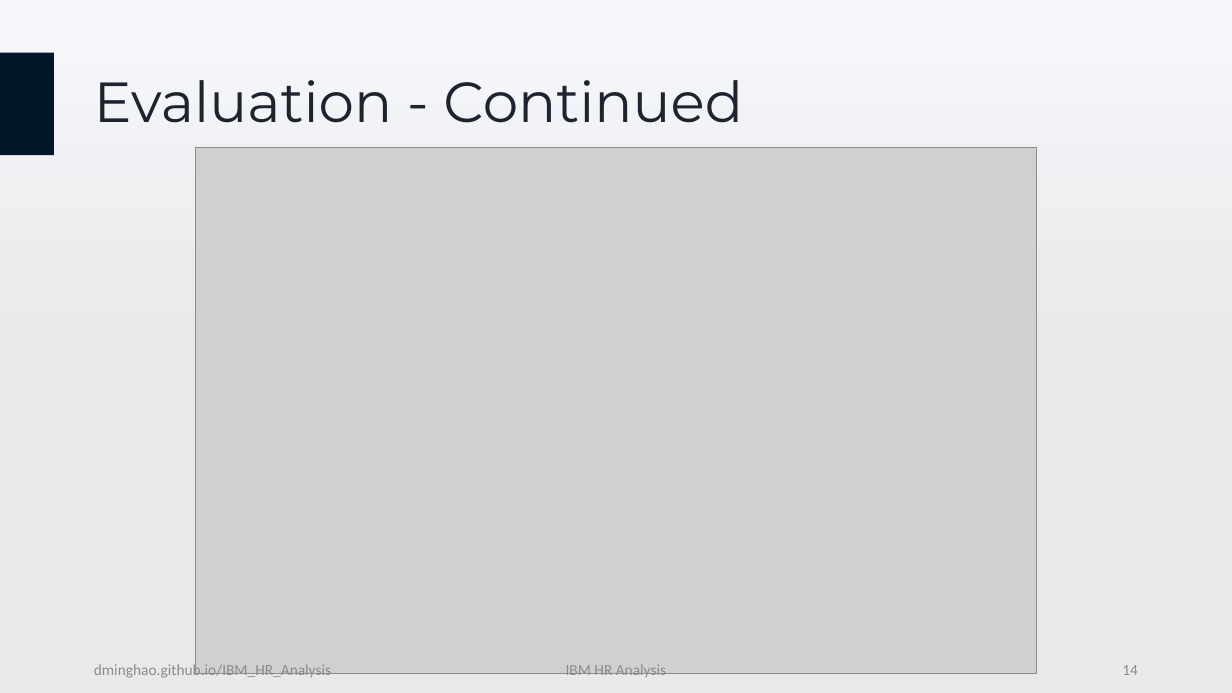
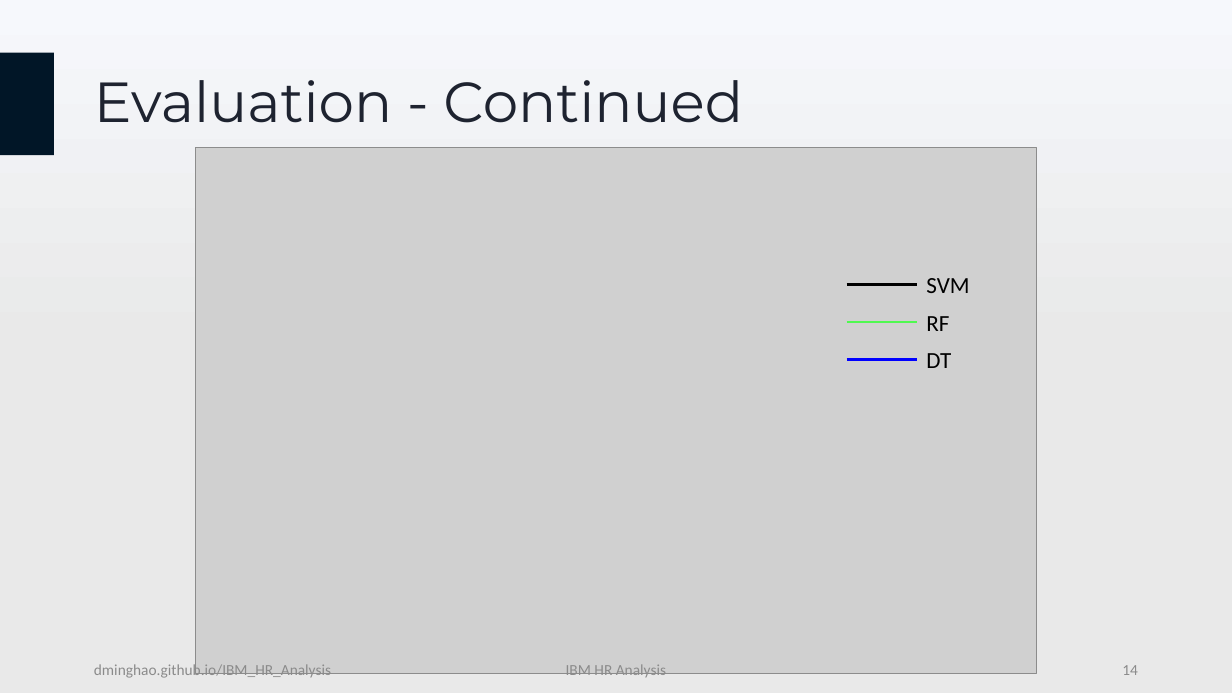
Before and after one commit to DMinghao/IBM_HR_Analysis, a slide deck: slide 14 of docs/IBM HR Analysis Presentation.pptx. Drawn at 1232x693 pixels with LibreOffice and Linux fonts; fonts in the diff are those of the drawing; grey boxes stand for pictures. Boxes give left, top, right and bottom in pixels: in the first picture for what was removed or moved away, otherwise in the second. Text is boxed around its words. In the diff, an @@ line names an element or a change of style, - is before the commit and + after.

```diff
--- a/docs/IBM HR Analysis Presentation.pptx
+++ b/docs/IBM HR Analysis Presentation.pptx
@@ line added from (847, 285) to (918, 285), #000000 2.25 pt @@
@@ text added at bbox=[926, 278, 969, 293], 18 pt, text #000000 @@
+SVM
@@ line added from (847, 323) to (918, 323), #4FF950 2.25 pt @@
@@ text added at bbox=[926, 316, 949, 331], 18 pt, text #000000 @@
+RF
@@ text added at bbox=[926, 353, 951, 368], 18 pt, text #000000 @@
+DT
@@ line added from (847, 360) to (918, 360), #0000FF 2.25 pt @@
```
Also in this commit, not shown: 2 other slides changed, 4 other files.
